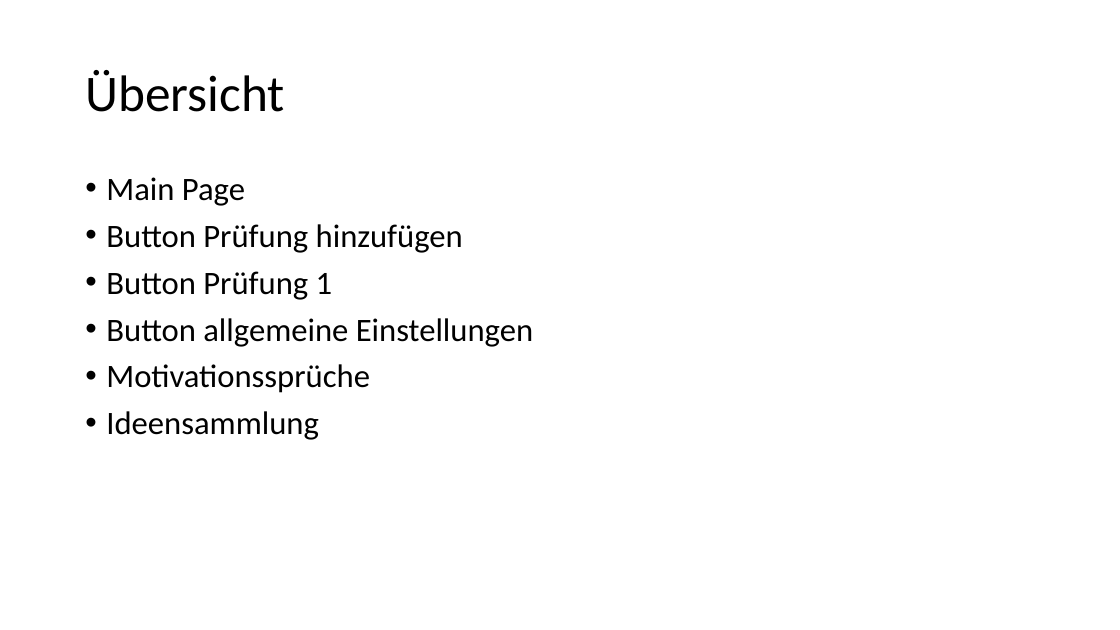
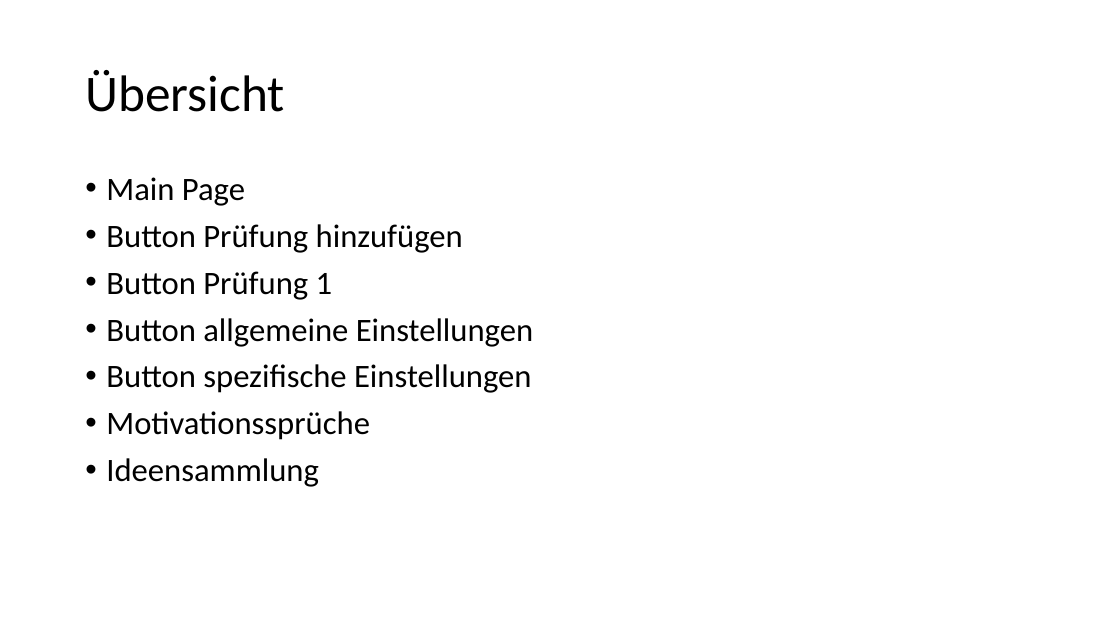
Before and after one commit to felixmeyjr/ExamTrackerAndMore, a slide deck: slide 3 of Design plan.pptx. Drawn at 1120x630 pixels with LibreOffice and Linux fonts; fonts in the diff are those of the drawing. Boxes give left, top, right and bottom in pixels: in the first picture for what was removed or moved away, otherwise in the second. Text is boxed around its words. In the diff, an @@ line names an element or a change of style, - is before the commit and + after.

Commit message:
Add Button spezifische Einstellungen in Main Page

```diff
--- a/Design plan.pptx
+++ b/Design plan.pptx
@@ text at bbox=[106, 364, 531, 393]: paragraph added @@
+• Button spezifische Einstellungen
```
Also in this commit, not shown: 2 other slides changed, 1 slide added.
